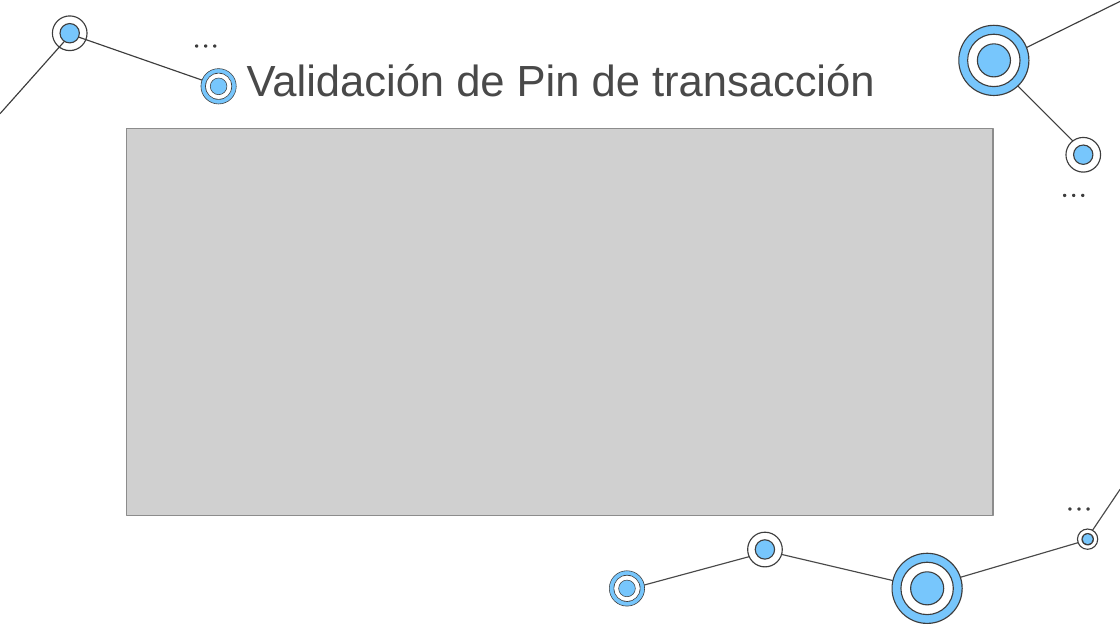
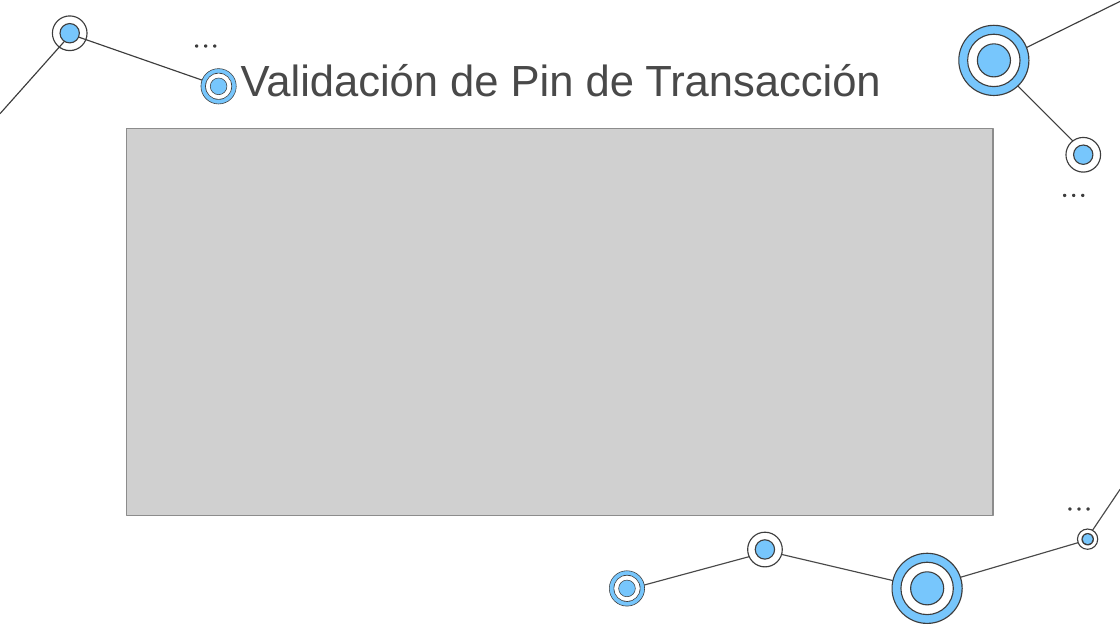
Before and after one commit to elias-gill-UNA/Compartido, a slide deck: slide 21 of parcial2/PresentacionSegundoParcial.pptx. Drawn at 1120x630 pixels with LibreOffice and Linux fonts; fonts in the diff are those of the drawing; grey boxes stand for pictures. Boxes give left, top, right and bottom in pixels: in the first picture for what was removed or moved away, otherwise in the second. Text is boxed around its words. In the diff, an @@ line names an element or a change of style, - is before the commit and + after.

```diff
--- a/parcial2/PresentacionSegundoParcial.pptx
+++ b/parcial2/PresentacionSegundoParcial.pptx
@@ title at <box>241,64,880,97</box>: text changed @@
-Validación de Pin de transacción
+Validación de Pin de Transacción
```
Also in this commit, not shown: 14 other slides changed, 2 slides added, 2 slides removed, 12 other files.
